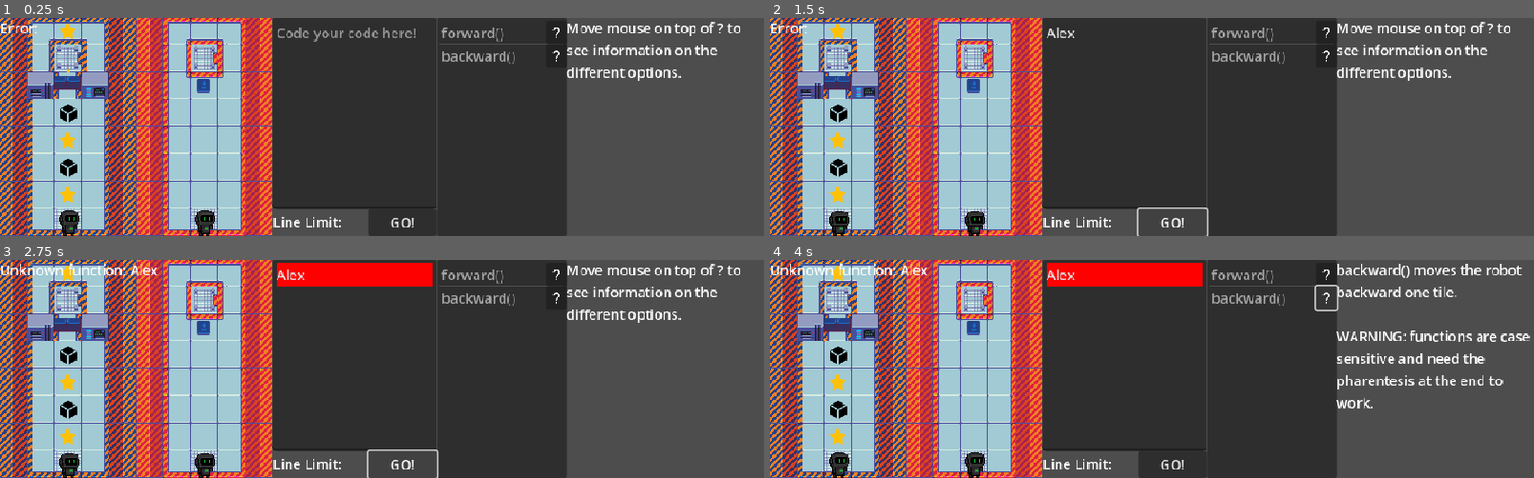
Above: before the commit, frames 1-4 (two rows, left to right).
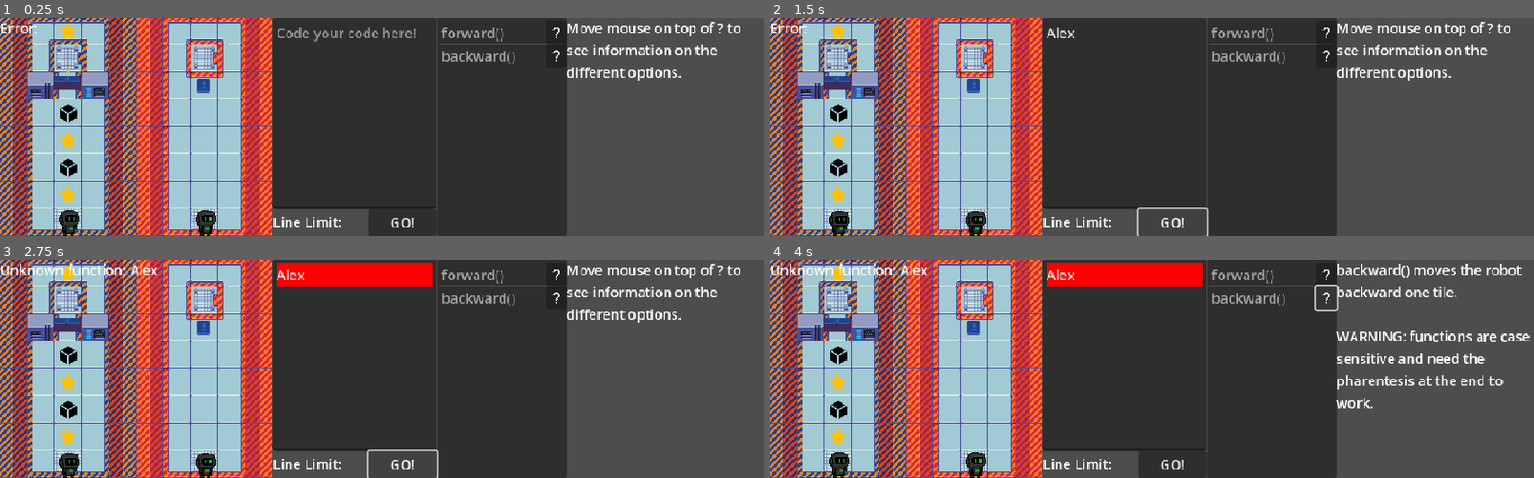
Above: after the commit, the same moments.

Repository: BingloGames/Robot-Bachelor
Game: Godot game, scene res://levels/2 player/Level1.tscn
The game is run twice, just before and just after one commit, with the same random seed, the same clock (stepped at 60 frames per second) and the same inputs. This scene is started directly instead of the project's main scene.
Inputs (mouse positions are in pixels of both pictures, inside the frame that each line leads up to):
- Up to frame 1 (0.25 s): no input
- Up to frame 2 (1.5 s): click (1121, 113) at 0.52 s; type "Alex" at 0.6 s; click "GO!" at 1.25 s
- Up to frame 3 (2.75 s): click "GO!" at 2 s
- Up to frame 4 (4 s): click (1327, 275) at 2.75 s; click (1327, 297) at 3.5 s

The runs differ from the first frame. In frame 1, 0.1% of the frame differs, in the area x 25-29%, y 88-100%; in frame 2, less than 0.1%; in frame 3, less than 0.1%; in frame 4, 0.1%.

Commit message:
Continued with multiplayer

Diff:
--- a/robot-project/2_player_menu.gd
+++ b/robot-project/2_player_menu.gd
@@ -124,9 +124,9 @@
 
 
 	get_node("name error").text = ""
+	print("new player name: ", new_text)
 	ConnectionController.player_name = new_text
 
 
 	if multiplayer.multiplayer_peer.get_connection_status() == MultiplayerPeer.CONNECTION_CONNECTED:
-		ConnectionController.player_name = new_text
 		ConnectionController.new_name.rpc(multiplayer.get_unique_id(), new_text)
--- a/robot-project/blue_door_1.tscn
+++ b/robot-project/blue_door_1.tscn
@@ -28,6 +28,14 @@
 &"open door anim": ExtResource("3_5qsjy")
 }
 
+[sub_resource type="SceneReplicationConfig" id="SceneReplicationConfig_5qsjy"]
+properties/0/path = NodePath("CollisionShape2D:disabled")
+properties/0/spawn = true
+properties/0/replication_mode = 1
+properties/1/path = NodePath("Sprite2D:frame")
+properties/1/spawn = true
+properties/1/replication_mode = 1
+
 [node name="door" type="StaticBody2D"]
 script = ExtResource("1_051jp")
 
@@ -43,3 +51,6 @@
 libraries = {
 &"": SubResource("AnimationLibrary_goqka")
 }
+
+[node name="MultiplayerSynchronizer" type="MultiplayerSynchronizer" parent="."]
+replication_config = SubResource("SceneReplicationConfig_5qsjy")
--- a/robot-project/connection_controller.gd
+++ b/robot-project/connection_controller.gd
@@ -18,9 +18,6 @@
 	multiplayer.connection_failed.connect(_connection_failed)
 
 
-	players[0] = players
-
-
 func _connection_failed():
 	print("failed connection")
 	multiplayer.multiplayer_peer = null
@@ -28,7 +25,7 @@
 
 
 func _player_connected(id):
-	print("player connected")
+	print("player connected and player name is: ", player_name)
 	register_player.rpc_id(id, player_name)
 	if multiplayer.is_server():
 		if get_node("/root").has_node("2 player menu"):
@@ -68,19 +65,18 @@
 
 
 
-@rpc("any_peer")
+@rpc("any_peer", "reliable")
 func register_player(new_player_name):
 	var id = multiplayer.get_remote_sender_id()
 	players[id] = new_player_name
 	print("player with name: ", new_player_name, " added!")
-	#update visually that the player is added
 
 
 func host_game():
 	peer = ENetMultiplayerPeer.new()
 	peer.create_server(PORT, 2)
 	multiplayer.set_multiplayer_peer(peer)
-	player_name[1] = player_name
+	players[1] = player_name
 
 
 func join_game(ip_address, new_player_name):
@@ -88,6 +84,7 @@
 	peer = ENetMultiplayerPeer.new()
 	peer.create_client(ip_address, PORT)
 	multiplayer.set_multiplayer_peer(peer)
+	players[multiplayer.get_unique_id()] = player_name
 
 
 @rpc("any_peer")
@@ -99,3 +96,15 @@
 
 
 	get_tree().change_scene_to_file("res://2_player_menu.tscn")
+
+
+@rpc("any_peer", "call_local")
+func get_robot_code(code_lines: Array):
+	#this code can be done better, right?
+	if multiplayer.is_server():
+		get_node("/root/Node2D/code").robot_code[get_node("/root/Node2D/robots/robot2")] = code_lines
+	else:
+		get_node("/root/Node2D/code").robot_code[get_node("/root/Node2D/robots/robot1")] = code_lines
+
+
+	print("all robot code: ", get_node("/root/Node2D/code").robot_code)
--- a/robot-project/levels/1 player/Level4.tscn
+++ b/robot-project/levels/1 player/Level4.tscn
@@ -88,5 +88,6 @@
 Answer = ["answer = X+Y", "answer = 9", "aanswer =X+Y", "answer =9", "answer = X + Y"]
 
 [node name="Info pop up" parent="." instance=ExtResource("8_qriun")]
+visible = false
 offset_right = 896.0
 offset_bottom = 256.0
--- a/robot-project/levels/2 player/Level1.tscn
+++ b/robot-project/levels/2 player/Level1.tscn
@@ -1,6 +1,7 @@
-[gd_scene load_steps=11 format=4 uid="uid://ddhrdw55u3oix"]
+[gd_scene load_steps=12 format=4 uid="uid://ddhrdw55u3oix"]
 
 [ext_resource type="TileSet" uid="uid://b86b5a6rn7qvr" path="res://TileSet.tres" id="1_tih6e"]
+[ext_resource type="Script" uid="uid://dblchqpqwm05w" path="res://levels/2 player/game multiplayer.gd" id="1_xap0c"]
 [ext_resource type="PackedScene" uid="uid://dj8bvk78ajlmy" path="res://Item.tscn" id="2_rdv1c"]
 [ext_resource type="PackedScene" uid="uid://dj7f68aatv7qu" path="res://robot multiplayer.tscn" id="2_xap0c"]
 [ext_resource type="PackedScene" uid="uid://ct3ylbdix74av" path="res://blue button.tscn" id="3_xap0c"]
@@ -12,6 +13,7 @@
 [ext_resource type="PackedScene" uid="uid://50q4mg84a340" path="res://text_edit_multiplayer.tscn" id="10_rdv1c"]
 
 [node name="Node2D" type="Node2D"]
+script = ExtResource("1_xap0c")
 
 [node name="ground" type="TileMapLayer" parent="."]
 tile_map_data = PackedByteArray("AAABAAEAAQAAAAIAAAABAAIAAQAEAAIAAAABAAMAAQAIAAIAAAABAAQAAQAIAAIAAAABAAUAAQAIAAIAAAABAA …(656 unchanged characters)…
@@ -31,7 +33,7 @@
 position = Vector2(80, 240)
 
 [node name="robot2" parent="robots" instance=ExtResource("2_xap0c")]
-position = Vector2(239, 240)
+position = Vector2(240, 240)
 
 [node name="Items" type="Node2D" parent="."]
 
--- /dev/null
+++ b/robot-project/levels/2 player/game multiplayer.gd
@@ -0,0 +1,14 @@
+extends Node2D
+
+
+# Called when the node enters the scene tree for the first time.
+func _ready() -> void:
+	pass
+	#if multiplayer.is_server():
+		#var robot = get_node("MultiplayerSpawner").spawn()
+		#robot.set_multiplayer_authority()
+
+
+# Called every frame. 'delta' is the elapsed time since the previous frame.
+func _process(delta: float) -> void:
+	pass
--- a/robot-project/robot multiplayer.tscn
+++ b/robot-project/robot multiplayer.tscn
@@ -4,6 +4,12 @@
 [ext_resource type="Script" uid="uid://bwpl70ej24k03" path="res://robot_multiplayer.gd" id="2_8nd1j"]
 
 [sub_resource type="SceneReplicationConfig" id="SceneReplicationConfig_8nd1j"]
+properties/0/path = NodePath(".:position")
+properties/0/spawn = true
+properties/0/replication_mode = 1
+properties/1/path = NodePath("Sprite2D:frame")
+properties/1/spawn = true
+properties/1/replication_mode = 1
 
 [node name="robot" instance=ExtResource("1_h0ats")]
 script = ExtResource("2_8nd1j")
--- a/robot-project/robot.gd
+++ b/robot-project/robot.gd
@@ -12,9 +12,15 @@
 
 var next_tile
 
-func name(delta: float):
+
+func _physics_process(delta: float) -> void:
+	move(delta)
+
+
+func move(delta: float):
 	if next_tile == null:
 		return
+
 
 
 	var halv_a_tile = get_node("/root/Node2D/special").tile_set.tile_size/2
@@ -39,12 +45,12 @@
 			walking_backwards = false
 
 
+		print("robot moved and landed on tile!!!!")
+
+
 		next_tile = null
 		get_node("/root/Node2D/code").waiting = false
 		check_tile()
-
-func _physics_process(delta: float) -> void:
-	name(delta)
 
 
 func respawn() -> void:
--- a/robot-project/robot_multiplayer.gd
+++ b/robot-project/robot_multiplayer.gd
@@ -2,5 +2,5 @@
 class_name MultiplayerRobot
 
 
-func _physics_process(delta: float) -> void:
-	name(delta)
+#func _physics_process(delta: float) -> void:
+	#move(delta)
--- a/robot-project/text_edit.gd
+++ b/robot-project/text_edit.gd
@@ -7,7 +7,7 @@
 var codeLines = []
 @export var line_limit: int = 5
 
-var robot = ""
+var robot = null
 @onready var text_edit = get_node("TextEdit")
 var waiting = false
 
@@ -30,7 +30,6 @@
 func _ready() -> void:
 	get_node("line limit").text += str(line_limit)
 	robot = get_node("/root/Node2D/robots/robot")
-	pass # Replace with function body.
 
 
 # Called every frame. 'delta' is the elapsed time since the previous frame.
@@ -47,6 +46,10 @@
 		return
 
 
+	run_code()
+
+
+func run_code() -> void:
 	if for_looping:
 		#print("at start of continue for loop")
 		continue_for_loop()
@@ -247,7 +250,11 @@
 
 
 func _on_button_pressed() -> void:
-	get_node("Button").set_disabled(true)
+	start_code()
+
+
+func start_code():
+	#get_node("Button").set_disabled(true)
 	codeLines.clear()
 	var x = 0
 	var for_loop_length = 0
--- a/robot-project/text_edit_multiplayer.gd
+++ b/robot-project/text_edit_multiplayer.gd
@@ -1,4 +1,15 @@
 extends "res://text_edit.gd"
+
+
+var is_ready = false
+var ready_players = []
+
+
+var robot_code = {}
+var robots_done = []
+
+
+var robot_for_loop_data = {}
 
 
 # Called when the node enters the scene tree for the first time.
@@ -7,3 +18,71 @@
 		robot = get_node("/root/Node2D/robots/robot1")
 	else:
 		robot = get_node("/root/Node2D/robots/robot2")
+
+
+func _process(delta: float) -> void:
+	super._process(delta)
+
+
+func _on_button_pressed() -> void:
+	is_ready = !is_ready
+
+
+	#if is_ready:
+		#ready_players.append(multiplayer.get_unique_id())
+	#else:
+		#ready_players.erase(multiplayer.get_unique_id())
+	#
+	#
+	ready_pressed.rpc(is_ready)
+
+
+@rpc("any_peer", "call_local", "reliable")
+func ready_pressed(peer_is_ready: bool):
+	print("ready pressed with id: ", multiplayer.get_remote_sender_id())
+	if not peer_is_ready:
+		ready_players.erase(multiplayer.get_remote_sender_id())
+		return
+
+
+	ready_players.append(multiplayer.get_remote_sender_id())
+	if multiplayer.is_server():
+		var all_ready = true
+
+
+		for player_id in ConnectionController.players.keys():
+			if not player_id in ready_players:
+				all_ready = false
+				print("not all players ready: ", player_id)
+				break
+
+
+		if all_ready:
+			print("all ready!")
+			start_code.rpc()
+
+
+@rpc("any_peer", "call_local", "reliable")
+func start_code():
+	print("start code multiplayer! with id: ", multiplayer.get_unique_id())
+	super.start_code()
+
+
+	robot_code[robot] = codeLines
+
+	#this can be done better, right?
+	for player_id in ConnectionController.players.keys():
+		if player_id == multiplayer.get_unique_id():
+			continue
+		ConnectionController.get_robot_code.rpc_id(player_id, codeLines)
+
+
+	#the client tries to move the robot instead of the server
+	#try to have the server move both of the robots?
+
+
+	print("robot codes: ", robot_code)
+
+	print("waiting: ", waiting)
+	print("running_code: ", running_code)
+	print("code lines: ", codeLines)
Not shown: 1 places in robot-project/blue_door_1.tscn that only renumber resources
Not shown, added: robot-project/levels/2 player/game multiplayer.gd.uid
